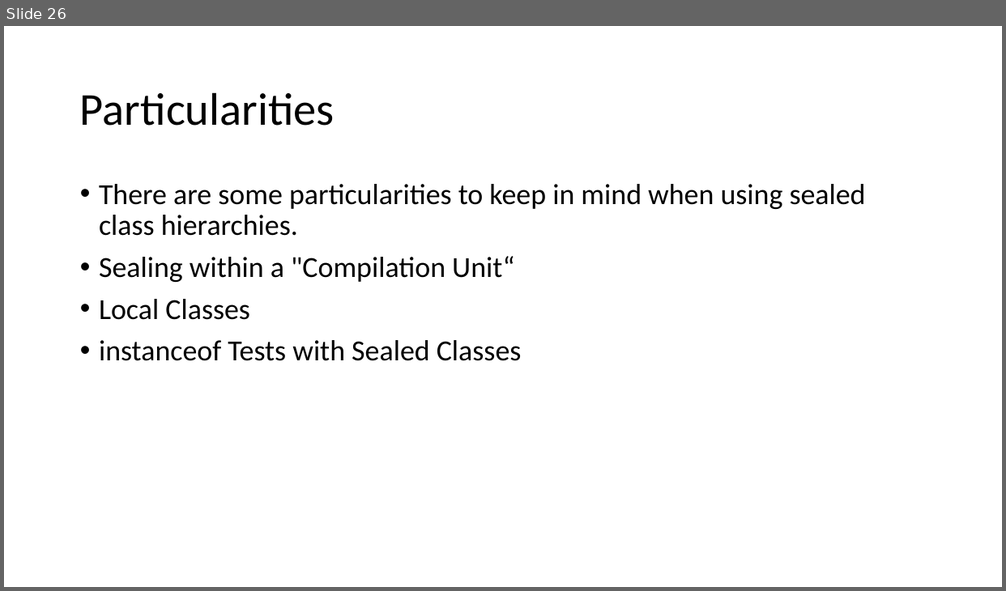
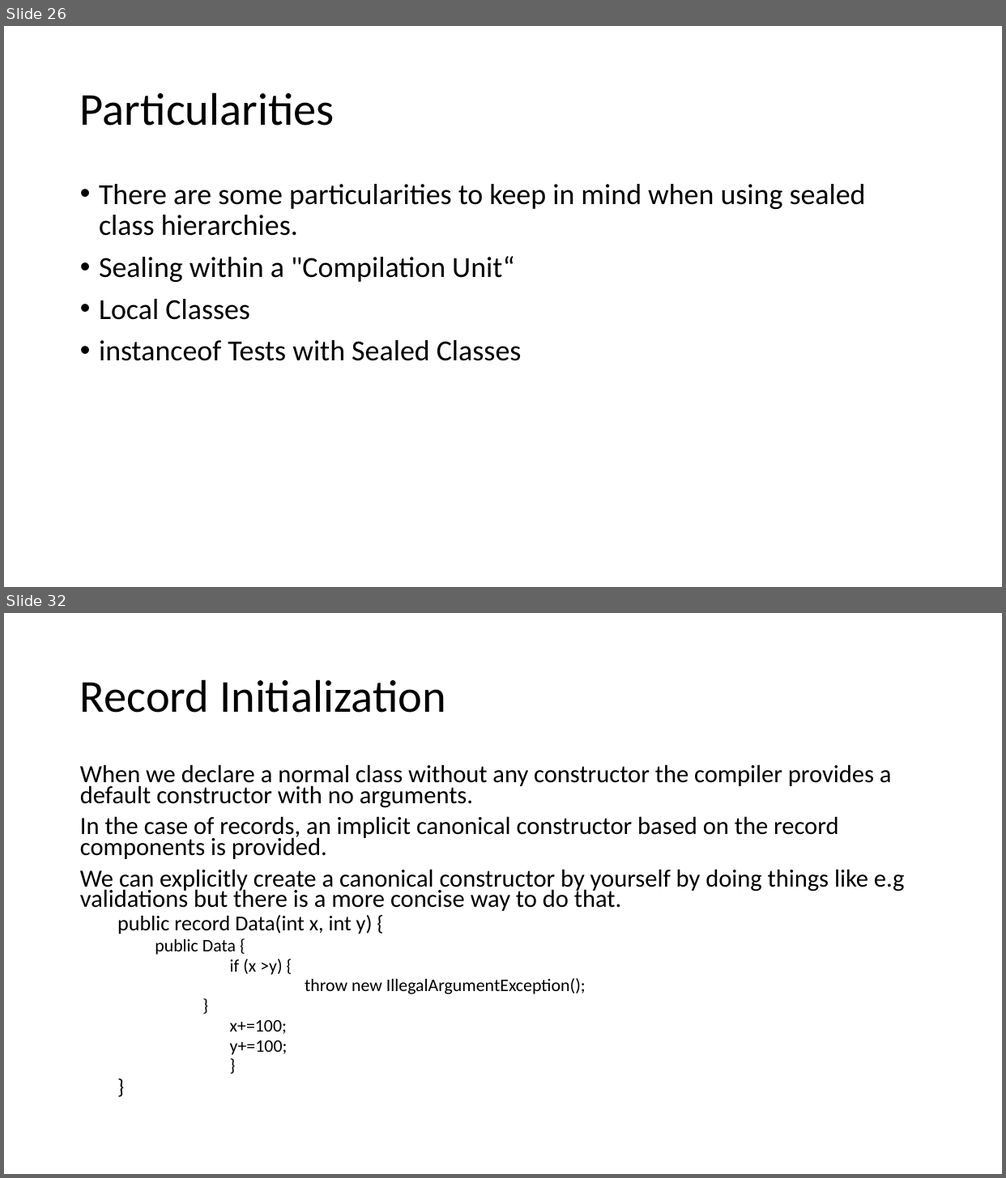
Before and after one commit to techelly/gladvancejavatraining, a slide deck: content/Java 11 and 17 Features.pptx. Shown one above the other, each under a label of ours: slide 26 before the commit, slides 26 and 32 after it; the slides between them are not shown. The pictures are 1006x591 and 1006x1178 pixels, drawn with LibreOffice and Linux fonts; fonts in the diff are those of the drawing. Boxes give left, top, right and bottom in pixels: in the first picture for what was removed or moved away, otherwise in the second. Text is boxed around its words. In the diff, an @@ line names an element or a change of style, - is before the commit and + after.

Commit message:
sealed class examples

```diff
--- a/content/Java 11 and 17 Features.pptx
+++ b/content/Java 11 and 17 Features.pptx
@@ slide 32 added at [4,613,1002,1174], background #FFFFFF @@
@@ title added at [80,679,446,713], 44 pt, text #000000 @@
+Record Initialization
@@ text added at [80,764,905,1055], 23.8 pt, text #000000 @@
+When we declare a normal class without any constructor the compiler provides a default constructor with no arguments.
+In the case of records, an implicit canonical constructor based on the record components is provided.
+We can explicitly create a canonical constructor by yourself by doing things like e.g validations but there is a more concise way to do that.
+  public record Data(int x, int y) {
+    public Data {
+    if (x >y) {
+    throw new IllegalArgumentException();
+    }
+    x+=100;
+    y+=100;
+    }
+  }
```
Also in this commit, not shown: 2 slides changed, 16 other slides added, 42 other files.
